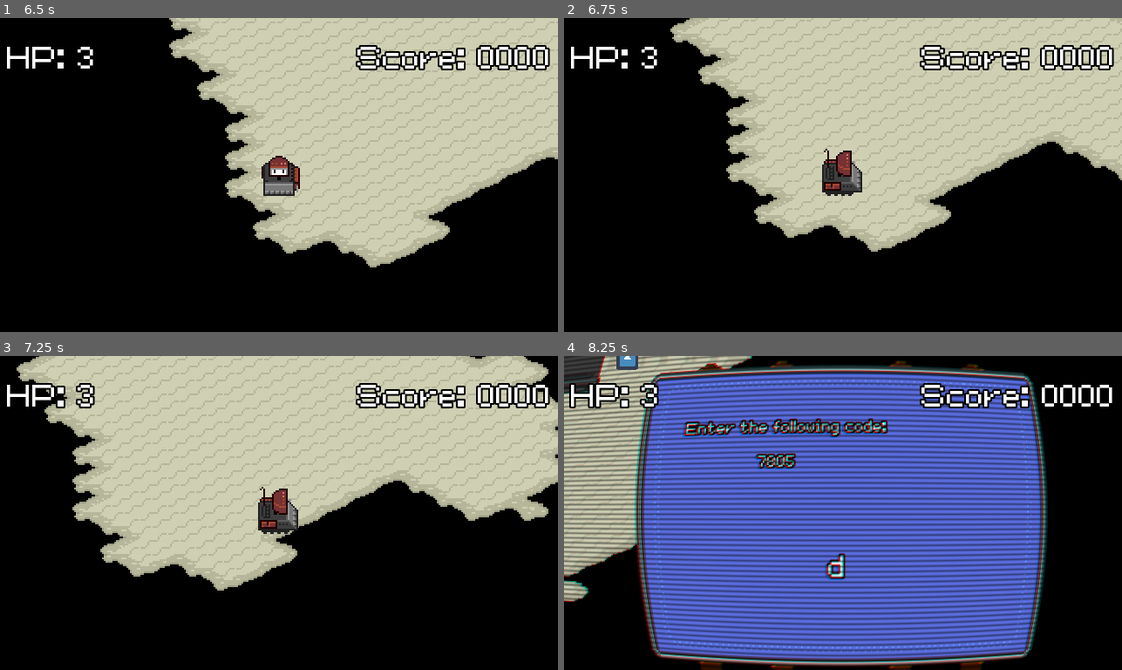
Above: before the commit, frames 1-4 (two rows, left to right).
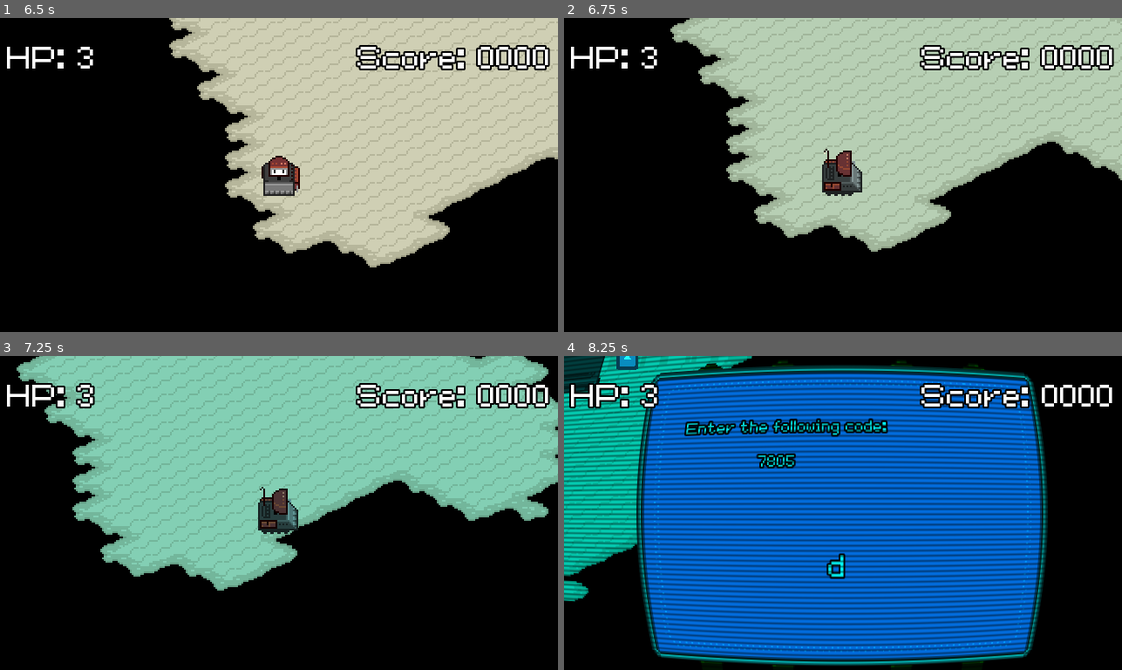
Above: after the commit, the same moments.

Repository: agustinoli/GodotWildJam49
Game: Godot game, scene res://LaunchScene/LaunchScene.tscn
Same seed, same stepped clock (60 frames per second), same inputs: the game is played once before the commit and once after it. The engine's default icon, where the game draws it, is replaced by a stand-in: a white triangle on a blue panel in a dark square. Sound files missing from this copy of the repository are replaced by a short silence.
Inputs (mouse positions are in pixels of both pictures, inside the frame that each line leads up to):
- Up to frame 1 (6.5 s): tap Enter (ui_accept) at 0.5, 1.25, 2, 5 s; move the mouse to (401, 159) at 0.52 s; hold D (Right) 0.53-1.28 s; tap Mouse wheel up (zoom_in) at 0.6, 4.35 s; tap Space (Jump) at 0.77, 1.52, 3.02, 4.52, 5.27 s; move the mouse to (167, 190) at 1.27 s; hold S (Down) 1.28-2.03 s; tap Mouse wheel down (zoom_out) at 1.35, 5.1 s; move the mouse to (334, 105) at 2.02 s; hold D (Right) 2.03-2.78 s; tap Backspace at 2.1, 5.85 s; move the mouse to (251, 237) at 2.77 s; hold W (Up) 2.78-3.5 s; tap Keypad Enter at 2.85 s; click "New game" at 3.5 s; move the mouse to (446, 222) at 4.27 s; hold A (Left) 4.28-5.78 s; move the mouse to (111, 127) at 5.02 s; move the mouse to (306, 175) at 5.77 s; hold S (Down) from 5.78 s (still down)
- Up to frame 2 (6.75 s): move the mouse to (759, 96) at 6.52 s; release S (Down) at 6.53 s; hold D (Right) from 6.53 s (still down); tap Keypad Enter at 6.6 s
- Up to frame 3 (7.25 s): keep holding D (Right); tap Space (Jump) at 6.77 s
- Up to frame 4 (8.25 s): move the mouse to (965, 497) at 7.27 s; release D (Right) at 7.28 s; hold W (Up) 7.28-8.03 s; tap Mouse wheel up (zoom_in) at 7.35 s; tap Space (Jump) at 7.52 s; move the mouse to (731, 528) at 8.02 s; hold D (Right) from 8.03 s (still down); tap Mouse wheel down (zoom_out) at 8.1 s

Frame 1 is identical in both runs. In frame 2, less than 0.1% of the frame differs, in the area x 46-51%, y 42-45%; in frame 3, 47%; in frame 4, 75%, in the area x 0-87%, y 0-100%.

Commit message:
feat: glitched vision mechanic, wip graphics

Diff:
--- a/Level/Level.gd
+++ b/Level/Level.gd
@@ -5,7 +5,26 @@
 func _ready()->void:
 	Hud.visible = true
 	PauseMenu.can_show = true
+	var t_shake 	= GlobalTimer.add_timeout(self,"activate_shake",1,false)
+	var t_blackout 	= GlobalTimer.add_timeout(self,"activate_blackout",1,true)
+	var t_switch 	= GlobalTimer.add_timeout(self,"activate_switch",1,false)
 
 func _exit_tree()->void:
 	Hud.visible = false
 	PauseMenu.can_show = false
+
+
+func activate_shake():
+	GlobalTimer.add_timeout(self,"activate_shake",rand_range(1,10),true)
+	print("shake: ",OS.get_time())
+
+
+func activate_blackout():
+	GlobalTimer.add_timeout(self,"activate_blackout",rand_range(1,10),true)
+	$Player.blackout()
+	print("blackout: ",OS.get_time())
+
+
+func activate_switch():
+	GlobalTimer.add_timeout(self,"activate_switch",rand_range(1,10),true)
+	print("switch: ",OS.get_time())
--- a/Level/Level.tscn
+++ b/Level/Level.tscn
@@ -45,7 +45,6 @@
 position = Vector2( 2198, 1361 )
 
 [node name="Player" parent="." instance=ExtResource( 2 )]
-
 position = Vector2( 2005, 2241 )
 
 [node name="Node" type="Node" parent="."]
--- a/Player/Player.gd
+++ b/Player/Player.gd
@@ -57,6 +57,15 @@
 		$Camera2D.set_zoom(Vector2(p_zoom,p_zoom))
 
 
+func blackout():
+	var tween = create_tween()
+	tween.tween_property($Camera2D/CanvasModulate, "color", Color(0,1,1,1),2)
+	GlobalTimer.add_timeout(self,"_on_blackout_timeout",3)
+
+func _on_blackout_timeout():
+	var tween = create_tween()
+	tween.tween_property($Camera2D/CanvasModulate, "color", Color(1,1,1,1),2)
+
 func set_recursive_process_input(state : bool):
 	self.set_physics_process(state)
 	$StateMachine.set_physics_process(state)
--- a/Player/Player.tscn
+++ b/Player/Player.tscn
@@ -116,6 +116,8 @@
 custom_fonts/font = ExtResource( 15 )
 align = 1
 
+[node name="CanvasModulate" type="CanvasModulate" parent="Camera2D"]
+
 [node name="StateMachine" type="Node2D" parent="."]
 script = ExtResource( 4 )
 initial_state = NodePath("Idle")
